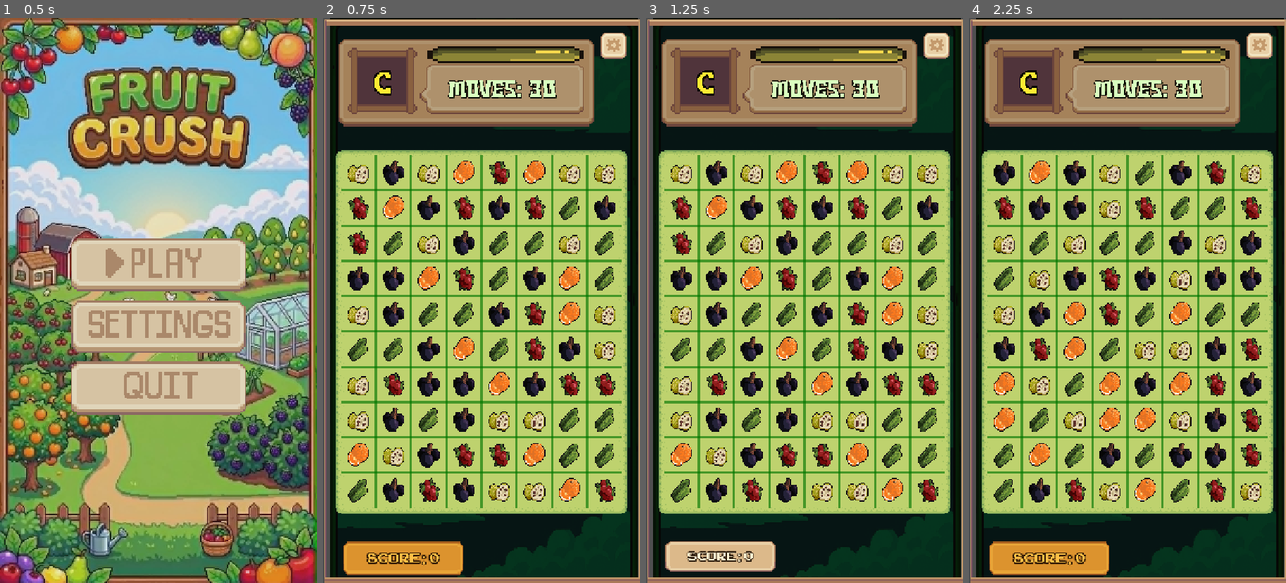
Above: before the commit, frames 1-4 (left to right).
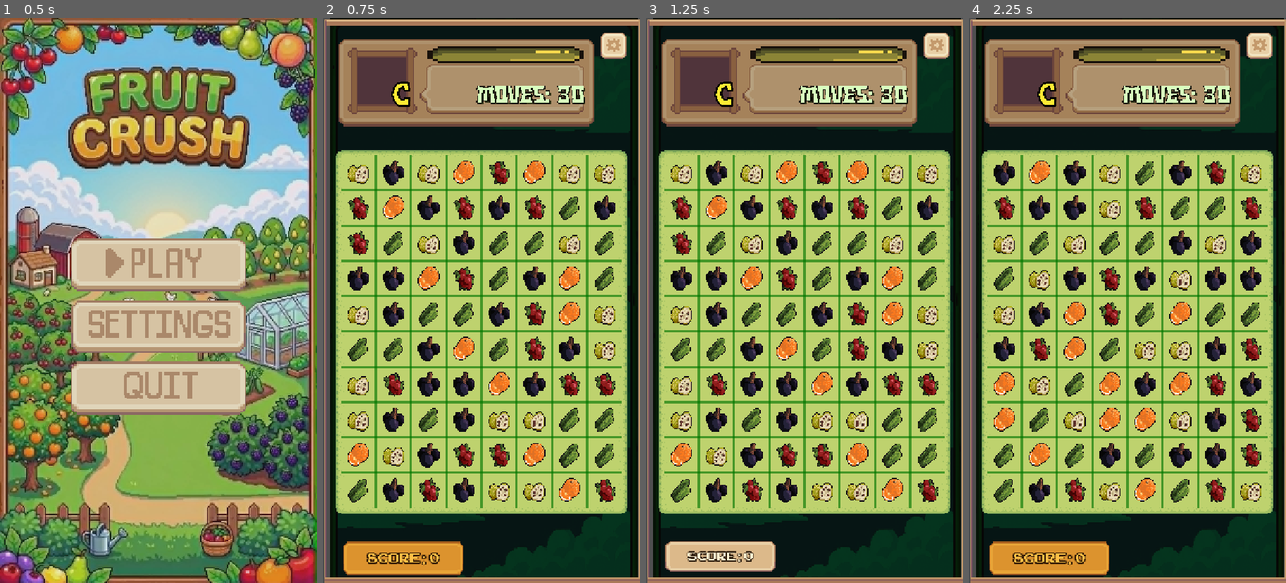
Above: after the commit, the same moments.

Repository: danieljuan6278/Fruit
Game: Godot game, scene res://scene/main_menu.tscn
Two runs of this game, one before a commit and one after it. Both use one fixed random seed, a clock stepped at 60 frames per second and the inputs below.
Inputs (mouse positions are in pixels of both pictures, inside the frame that each line leads up to):
- Up to frame 1 (0.5 s): no input
- Up to frame 2 (0.75 s): click (481, 266) at 0.5 s
- Up to frame 3 (1.25 s): no input
- Up to frame 4 (2.25 s): click (1260, 46) at 1.25 s; click (1127, 345) at 2 s

Frame 1 is identical in both runs. In frame 2, 1.7% of the frame differs, in the area x 16-83%, y 9-16%; in frame 3, 1.7%; in frame 4, 1.7%.

Commit message:
feat: create game scene with UI manager and HUD elements

Diff:
--- a/scene/game.tscn
+++ b/scene/game.tscn
@@ -93,10 +93,10 @@
 
 [node name="RankLabel" type="Label" parent="score_label" unique_id=1758124079]
 texture_filter = 1
-offset_left = -6.0
-offset_top = 84.0
-offset_right = 278.0
-offset_bottom = 214.0
+offset_left = 36.0
+offset_top = 110.0
+offset_right = 320.0
+offset_bottom = 240.0
 theme_override_colors/font_color = Color(1, 0.92, 0.2, 1)
 theme_override_colors/font_shadow_color = Color(0.15, 0.1, 0, 0.7)
 theme_override_colors/font_outline_color = Color(0, 0, 0, 1)
@@ -111,10 +111,10 @@
 
 [node name="MovesLabel" type="Label" parent="score_label" unique_id=307979590]
 texture_filter = 1
-offset_left = 265.0
-offset_top = 97.0
-offset_right = 551.0
-offset_bottom = 227.0
+offset_left = 330.0
+offset_top = 110.0
+offset_right = 616.0
+offset_bottom = 240.0
 theme_override_colors/font_color = Color(0.85, 1, 0.75, 1)
 theme_override_colors/font_shadow_color = Color(0.05, 0.1, 0, 0.5)
 theme_override_colors/font_outline_color = Color(0, 0, 0, 0.8)
